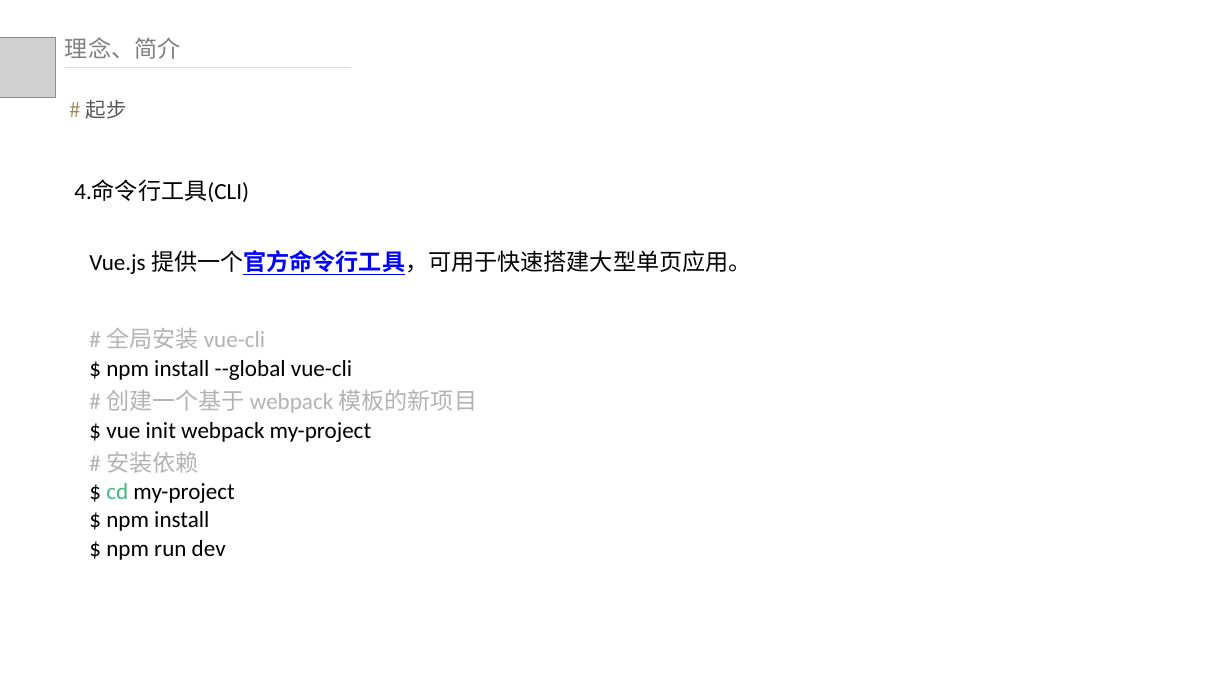
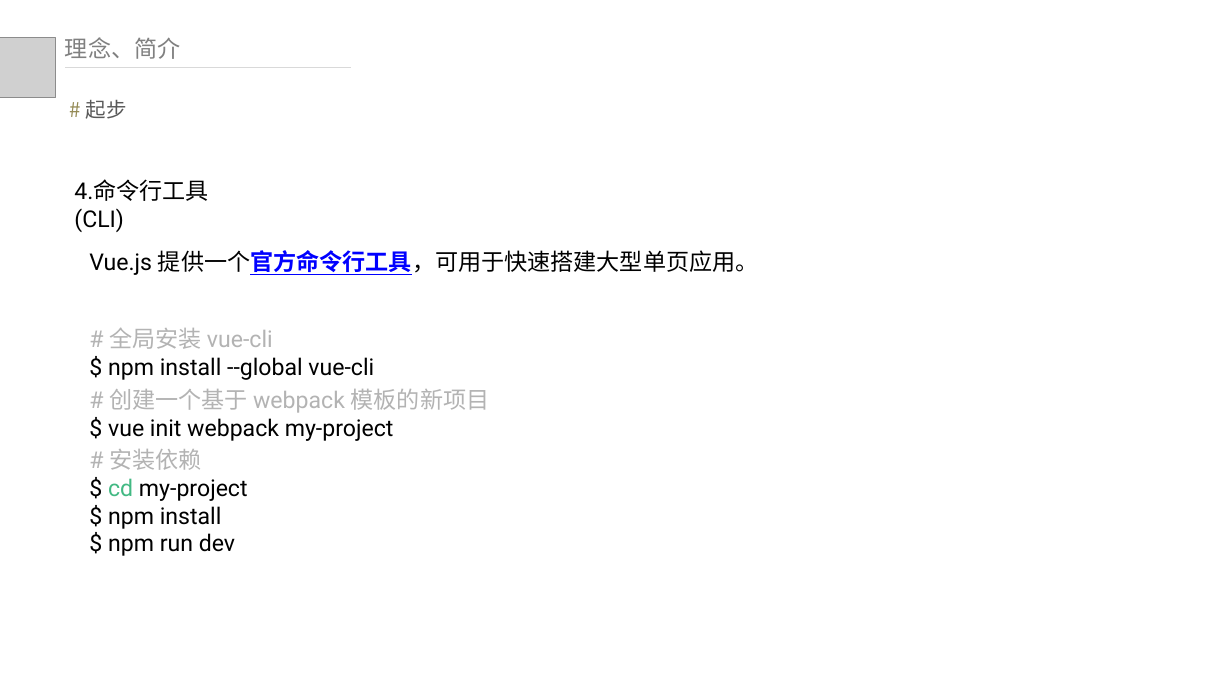
Before and after one commit to kaisajiang/Vue-Classroom, a slide deck: slide 29 of class1/Web前端框架介绍0.pptx. Drawn at 1232x693 pixels with LibreOffice and Linux fonts; fonts in the diff are those of the drawing; grey boxes stand for pictures. Boxes give left, top, right and bottom in pixels: in the first picture for what was removed or moved away, otherwise in the second. Text is boxed around its words. In the diff, an @@ line names an element or a change of style, - is before the commit and + after.

```diff
--- a/class1/Web前端框架介绍0.pptx
+++ b/class1/Web前端框架介绍0.pptx
@@ text "4.命令行工具(CLI)" at [74,179,209,232]: font Calibri to Roboto @@
@@ text "Vue.js 提供一个官方命令行工具，可用于快速搭建大型单页应用。" at [89,250,759,275]: font Calibri to Roboto @@
@@ table at [80,316,635,560] @@
@@ font Calibri to Roboto @@
```
Also in this commit, not shown: 36 other slides changed, 2 other files.
